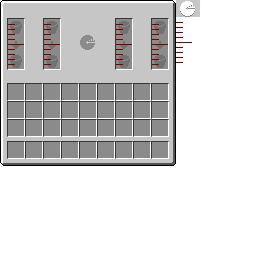
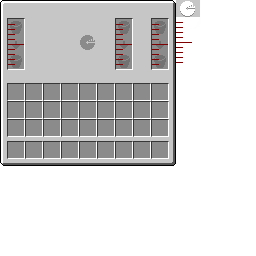
Layer changes from the first 256px x 256px image to the second:
removed group "Tank copy 4" (5 layers) over bbox(43, 18, 61, 70)
removed layer "Layer 2" (2nd of 5, in "Tank copy 4") from group "Tank copy 4" over bbox(44, 18, 61, 65)
removed layer "Color Fill 2" (1st of 4, in "Tank copy 4") from group "Tank copy 4" over bbox(48, 41, 56, 49)
removed layer "Layer 1 copy" (1st of 4, in "Tank copy 4") from group "Tank copy 4" over bbox(46, 55, 58, 68)
removed layer "Layer 1" (1st of 4, in "Tank copy 4") from group "Tank copy 4" over bbox(46, 21, 58, 34)
removed layer "TankBack1" (1st of 4, in "Tank copy 4") from group "Tank copy 4" over bbox(43, 18, 61, 70)
